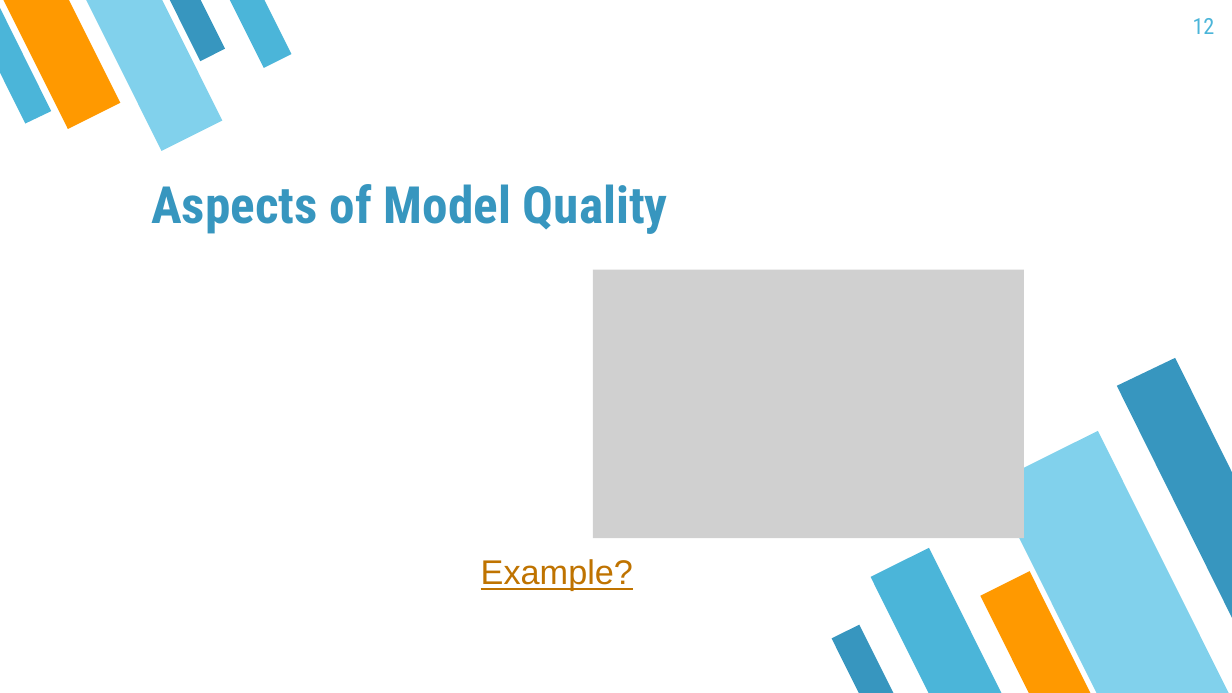
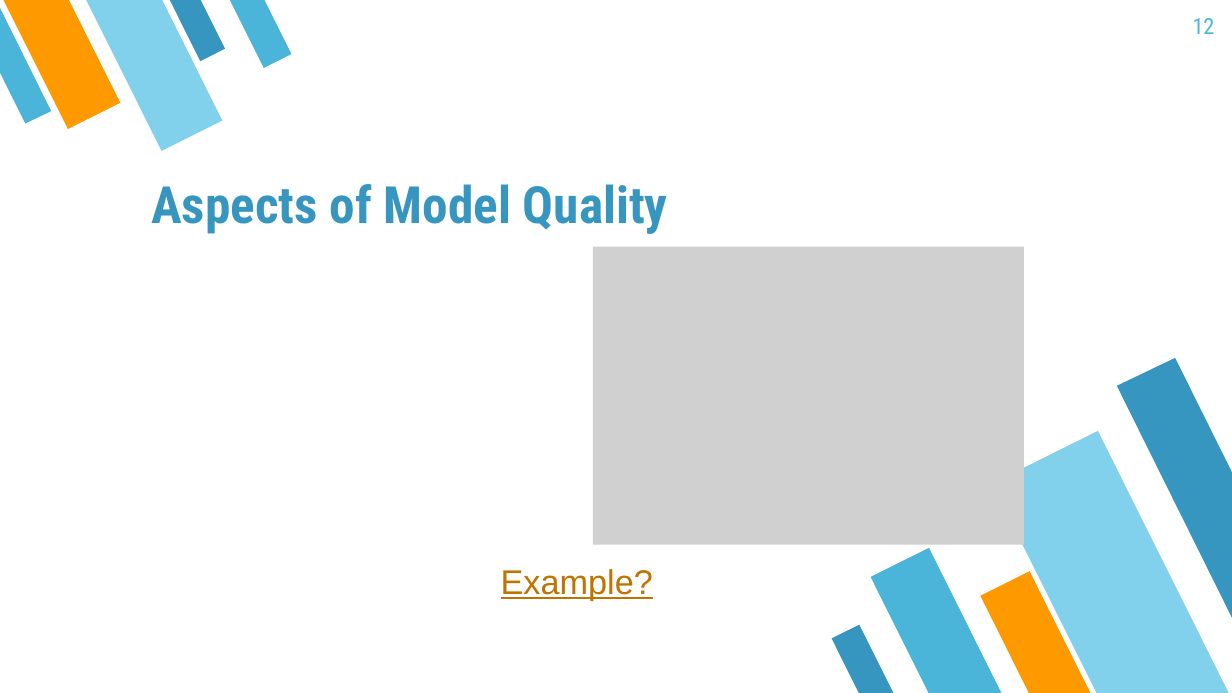
Before and after one commit to mayer79/ml_lecture, a slide deck: slide 12 of slides/ML_Lecture.pptx. Drawn at 1232x693 pixels with LibreOffice and Linux fonts; fonts in the diff are those of the drawing; grey boxes stand for pictures. Boxes give left, top, right and bottom in pixels: in the first picture for what was removed or moved away, otherwise in the second. Text is boxed around its words. In the diff, an @@ line names an element or a change of style, - is before the commit and + after.

```diff
--- a/slides/ML_Lecture.pptx
+++ b/slides/ML_Lecture.pptx
@@ picture: place and size @@
-picture at [593, 270, 1024, 538]
+picture at [593, 246, 1024, 545]
@@ text "Example?": place and size @@
-text "Example?" at [481, 559, 633, 591]
+text "Example?" at [501, 569, 653, 600]
```
Also in this commit, not shown: 1 other slide changed, 4 other files.
